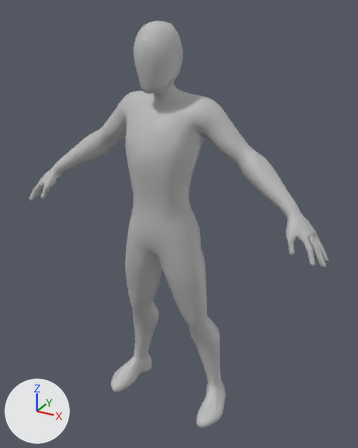
Two versions of the FBX model Assets/Models/GrayboxCharacter@Pose.fbx, one commit apart.
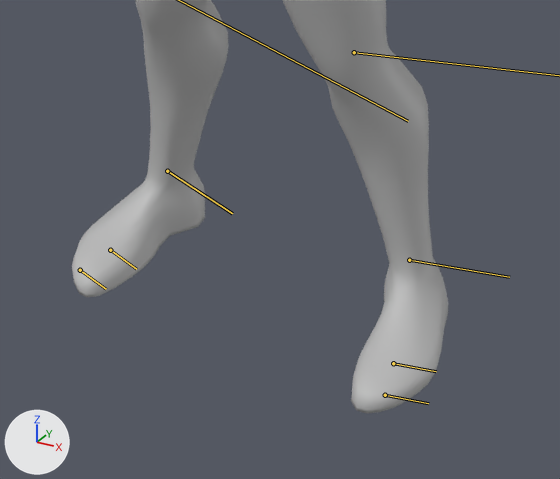
There are two pictures of each version: one whole from a 50 mm camera at (1.002, -1.71, 1.808) aimed at (0.038, 0.043, 0.932), one close up on the part from 25% to 73% of the width and 67% to 100% of the height. The lights are fixed; the arrows at lower left show +X, +Y and +Z. Both versions are drawn at the pose saved in each file; the numbers are the values there. The bones that bend it are drawn over the model as lines in the close-ups.

Names of what the first close-up shows: 'AnimaticMale_Mesh'.
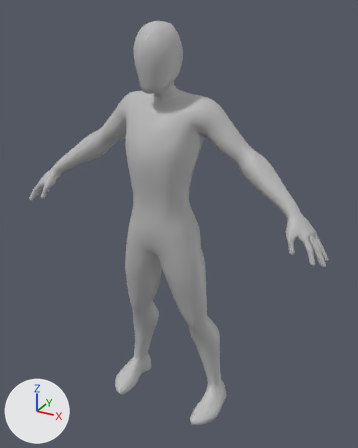
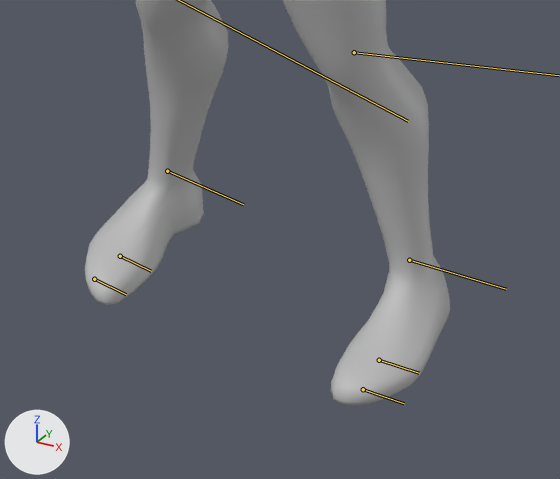
Pixel boxes (x1, y1, x2, y2) of what changed, in the close-ups (560 x 479 px):
```json
{"object": "AnimaticMale_Mesh", "change": "posed", "before": [72, 0, 448, 413], "after": [85, 0, 451, 406]}
{"bone": "AnimaticMale_l_Leg_AnkleSHJnt", "before": "(409, 260) to (509, 277)", "after": "(409, 260) to (506, 289)"}
{"bone": "AnimaticMale_r_Leg_AnkleSHJnt", "before": "(167, 171) to (232, 213)", "after": "(167, 171) to (243, 204)"}
```

Scene script edits in JSON lines:
```json
{"block": "bone_animaticmale_l_leg_ankleshjnt", "where": "bone_animaticmale_l_leg_ankleshjnt = bpy.data.objects['Armature'].pose.bones['AnimaticMale_l_Leg_AnkleSHJnt']  # child of 'AnimaticMale_l_Leg_KneeSHJnt'"}
{"op": "set", "path": "bone_animaticmale_l_leg_ankleshjnt.rotation_quaternion", "old": "(1.0, 0.0, 0.0, 0.0)", "new": "(0.996, 0.087, 0.0, 0.0)", "note": "degrees (0, 0, 0) -> degrees (10, 0, 0)"}
{"block": "bone_animaticmale_r_leg_ankleshjnt", "where": "bone_animaticmale_r_leg_ankleshjnt = bpy.data.objects['Armature'].pose.bones['AnimaticMale_r_Leg_AnkleSHJnt']  # child of 'AnimaticMale_r_Leg_KneeSHJnt'"}
{"op": "set", "path": "bone_animaticmale_r_leg_ankleshjnt.rotation_quaternion", "old": "(1.0, 0.0, 0.0, 0.0)", "new": "(0.996, -0.087, 0.0, 0.0)", "note": "degrees (0, 0, 0) -> degrees (-10, 0, 0)"}
```
